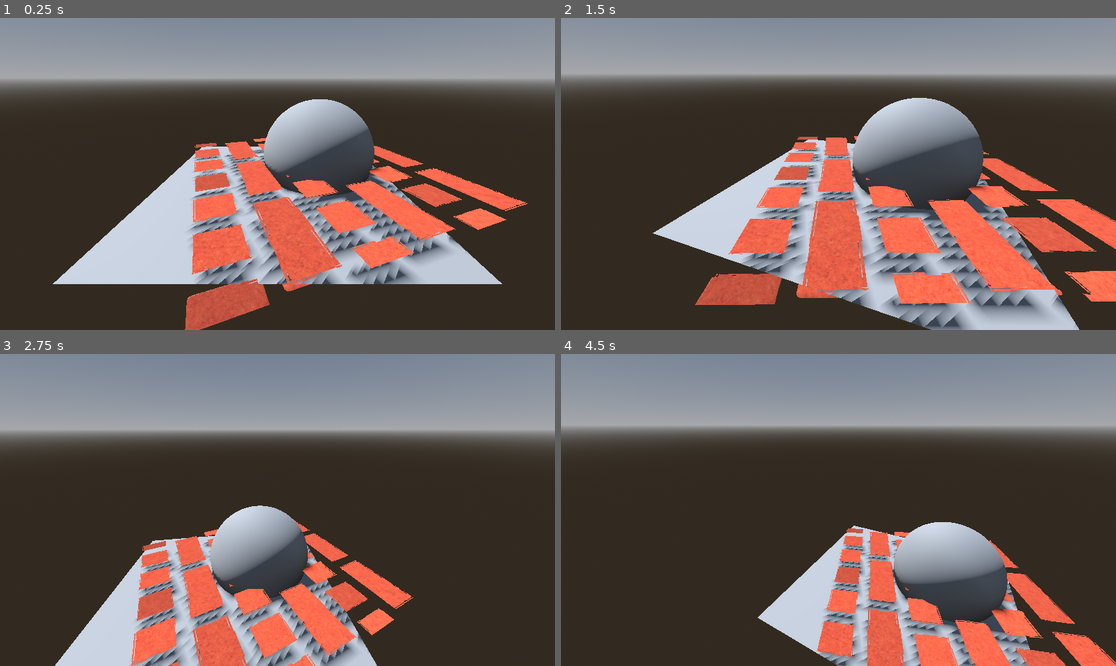
Above: before the commit, frames 1-4 (two rows, left to right).
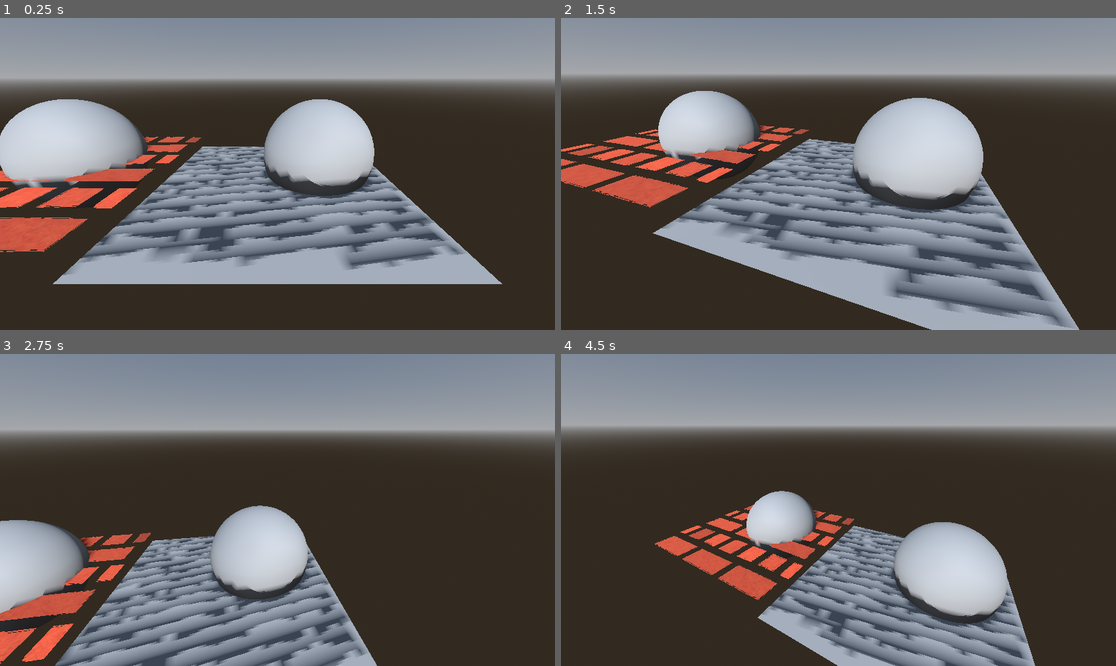
Above: after the commit, the same moments.

Repository: sphynx-owner/parallax-mapping
Game: Godot game, scene res://node_3d.tscn
Same seed, same stepped clock (60 frames per second), same inputs: the game is played once before the commit and once after it. The project has no main scene, so this scene is started directly.
Inputs (mouse positions are in pixels of both pictures, inside the frame that each line leads up to):
- Up to frame 1 (0.25 s): no input
- Up to frame 2 (1.5 s): tap Enter at 0.5 s; move the mouse to (866, 174) at 0.52 s; tap A (A) at 0.6 s; tap D (D) at 0.8, 1.35 s; tap Space at 1.25 s; move the mouse to (810, 174) at 1.27 s
- Up to frame 3 (2.75 s): tap E (E) at 1.55, 2.1 s; tap Enter at 2 s; move the mouse to (288, 503) at 2.02 s; tap S (S) at 2.3 s
- Up to frame 4 (4.5 s): tap Space at 2.75, 4.25 s; move the mouse to (832, 516) at 2.77 s; tap S (S) at 2.85 s; tap A (A) at 3.05, 3.6 s; tap Enter at 3.5 s; move the mouse to (877, 513) at 3.52 s; tap D (D) at 3.8, 4.35 s; move the mouse to (794, 506) at 4.27 s

The runs differ from the first frame. In frame 1, 35% of the frame differs, in the area x 0-95%, y 26-100%; in frame 2, 37%, in the area x 0-100%, y 23-100%; in frame 3, 24%; in frame 4, 21%.

Commit message:
Added pebble example

Diff:
--- a/node_3d.tscn
+++ b/node_3d.tscn
@@ -1,8 +1,11 @@
-[gd_scene load_steps=13 format=3 uid="uid://bdy6sc2cpokkb"]
+[gd_scene load_steps=18 format=3 uid="uid://bdy6sc2cpokkb"]
 
 [ext_resource type="Shader" path="res://parallax.gdshader" id="1_43x1i"]
 [ext_resource type="Texture2D" uid="uid://oivtxrpj846u" path="res://bricks2_disp.jpg" id="2_bjkea"]
+[ext_resource type="Texture2D" uid="uid://tg6qoondr4e0" path="res://ganges_river_pebbles_disp_1k.jpg" id="2_q0vlh"]
+[ext_resource type="Texture2D" uid="uid://bfbnylce7ymd5" path="res://ganges_river_pebbles_diff_1k.jpg" id="3_7d35o"]
 [ext_resource type="Texture2D" uid="uid://buvqkj60458ss" path="res://bricks2.jpg" id="3_72k72"]
+[ext_resource type="Texture2D" uid="uid://blhg72k47dvtx" path="res://ganges_river_pebbles_nor_gl_1k.jpg" id="4_2obec"]
 [ext_resource type="Texture2D" uid="uid://bu6ox4g2buumh" path="res://bricks2_normal.jpg" id="4_hiapp"]
 [ext_resource type="Script" path="res://camera_3d.gd" id="5_i2tlq"]
 
@@ -14,6 +17,24 @@
 shader_parameter/heightScale = 0.05
 shader_parameter/minLayers = 8.0
 shader_parameter/maxLayers = 20.0
+shader_parameter/inverse_height = true
+shader_parameter/compressed_normals = false
+shader_parameter/texture_scale = Vector2(1, 1)
+shader_parameter/diffuseMap = ExtResource("3_7d35o")
+shader_parameter/normalMap = ExtResource("4_2obec")
+shader_parameter/depthMap = ExtResource("2_q0vlh")
+
+[sub_resource type="PlaneMesh" id="PlaneMesh_rxek4"]
+
+[sub_resource type="ShaderMaterial" id="ShaderMaterial_1gjei"]
+render_priority = 0
+shader = ExtResource("1_43x1i")
+shader_parameter/heightScale = 0.05
+shader_parameter/minLayers = 8.0
+shader_parameter/maxLayers = 20.0
+shader_parameter/inverse_height = false
+shader_parameter/compressed_normals = true
+shader_parameter/texture_scale = Vector2(1, 1)
 shader_parameter/diffuseMap = ExtResource("3_72k72")
 shader_parameter/normalMap = ExtResource("4_hiapp")
 shader_parameter/depthMap = ExtResource("2_bjkea")
@@ -35,15 +56,24 @@
 transform = Transform3D(1, 0, 0, 0, 1, 0, 0, 0, 1, 0.00212109, -1.49012e-08, -0.00062418)
 
 [node name="MeshInstance3D" type="MeshInstance3D" parent="."]
-transform = Transform3D(-0.338787, 0, 0.940863, 0, 1, 0, -0.940863, 0, -0.338787, 0.297619, 0.143489, 0)
+transform = Transform3D(0.022635, 0, 0.999744, 0, 1, 0, -0.999744, 0, 0.022635, 0, 0.192144, 0)
 mesh = SubResource("PlaneMesh_vd5m0")
 surface_material_override/0 = SubResource("ShaderMaterial_bn6nc")
+
+[node name="MeshInstance3D4" type="MeshInstance3D" parent="."]
+transform = Transform3D(1, 0, 0, 0, 1, 0, 0, 0, 1, -1.96389, 0.143654, 0)
+mesh = SubResource("PlaneMesh_rxek4")
+surface_material_override/0 = SubResource("ShaderMaterial_1gjei")
 
 [node name="WorldEnvironment" type="WorldEnvironment" parent="."]
 environment = SubResource("Environment_hhnet")
 
 [node name="MeshInstance3D2" type="MeshInstance3D" parent="."]
 transform = Transform3D(1, 0, 0, 0, 1, 0, 0, 0, 1, 0.368743, 0.164764, -0.221929)
+mesh = SubResource("SphereMesh_pvnep")
+
+[node name="MeshInstance3D5" type="MeshInstance3D" parent="."]
+transform = Transform3D(1, 0, 0, 0, 1, 0, 0, 0, 1, -1.81895, 0.164764, -0.221929)
 mesh = SubResource("SphereMesh_pvnep")
 
 [node name="MeshInstance3D3" type="MeshInstance3D" parent="."]
@@ -54,5 +84,5 @@
 script = ExtResource("5_i2tlq")
 
 [node name="DirectionalLight3D" type="DirectionalLight3D" parent="."]
-transform = Transform3D(-0.849417, 0.281314, -0.446489, -0.257183, 0.518124, 0.815723, 0.460812, 0.807719, -0.367754, -0.0268892, 0, 0)
+transform = Transform3D(0.988108, -0.0768812, 0.133162, 1.73002e-08, 0.866025, 0.5, -0.153762, -0.494055, 0.855726, -0.0268892, 0, 0)
 shadow_enabled = true
--- a/parallax.gdshader
+++ b/parallax.gdshader
@@ -12,8 +12,25 @@
 uniform float minLayers = 8.;
 uniform float maxLayers = 32.;
 
+uniform bool inverse_height = false;
+uniform bool compressed_normals = true;
+
+uniform vec2 texture_scale = vec2(1.0);
+
 void vertex() {
 	// Called for every vertex the material is visible on.
+}
+
+vec4 get_diffuse(vec2 uv) {
+	return texture(diffuseMap, uv * texture_scale);
+}
+
+float get_height(vec2 uv) {
+	return inverse_height ? 1. - texture(depthMap, uv * texture_scale).r : texture(depthMap, uv * texture_scale).r;
+}
+
+vec3 get_normal(vec2 uv) {
+	return compressed_normals ? ((texture(normalMap, uv * texture_scale).rgb * 2. - 1.) * vec3(1, -1, 1) + 1.) / 2. : texture(normalMap, uv * texture_scale).rgb;
 }
 
 vec2 ParallaxMapping(vec2 texCoords, vec3 viewDir, out float offset)
@@ -29,14 +46,14 @@
 
 	// get initial values
 	vec2  currentTexCoords     = texCoords;
-	float currentDepthMapValue = texture(depthMap, currentTexCoords).r;
+	float currentDepthMapValue = get_height(currentTexCoords);
 
 	while(currentLayerDepth < currentDepthMapValue)
 	{
 	    // shift texture coordinates along direction of P
 	    currentTexCoords -= deltaTexCoords;
 	    // get depthmap value at current texture coordinates
-	    currentDepthMapValue = texture(depthMap, currentTexCoords).r;
+	    currentDepthMapValue = get_height(currentTexCoords);
 	    // get depth of next layer
 	    currentLayerDepth += layerDepth;
 	}
@@ -46,7 +63,7 @@
 
 	// get depth after and before collision for linear interpolation
 	float afterDepth  = currentDepthMapValue - currentLayerDepth;
-	float beforeDepth = texture(depthMap, prevTexCoords).r - currentLayerDepth + layerDepth;
+	float beforeDepth = get_height(prevTexCoords) - currentLayerDepth + layerDepth;
 
 	// interpolation of texture coordinates
 	float weight = afterDepth / (afterDepth - beforeDepth);
@@ -73,11 +90,13 @@
 	if(texCoords.x > 1.0 || texCoords.y > 1.0 || texCoords.x < 0.0 || texCoords.y < 0.0)
 	    discard;
 
-	NORMAL_MAP = ((texture(normalMap, texCoords).rgb * 2. - 1.) * vec3(1, -1, 1) + 1.) / 2.;
-	//NORMAL_MAP_DEPTH = 2.;
+
+
+	NORMAL_MAP =  get_normal(texCoords);
+	NORMAL_MAP_DEPTH = 2.;
 
 	// get diffuse color
-	ALBEDO = texture(diffuseMap, texCoords).rgb;
+	ALBEDO = get_diffuse(texCoords).rgb;
 
 	LIGHT_VERTEX.z -= offset;
 
Binary file added: ganges_river_pebbles_arm_1k.jpg
Not shown, added: ganges_river_pebbles_arm_1k.jpg.import
Binary file added: ganges_river_pebbles_diff_1k.jpg
Not shown, added: ganges_river_pebbles_diff_1k.jpg.import
Binary file added: ganges_river_pebbles_disp_1k.jpg
Not shown, added: ganges_river_pebbles_disp_1k.jpg.import
Binary file added: ganges_river_pebbles_nor_gl_1k.jpg
Not shown, added: ganges_river_pebbles_nor_gl_1k.jpg.import
